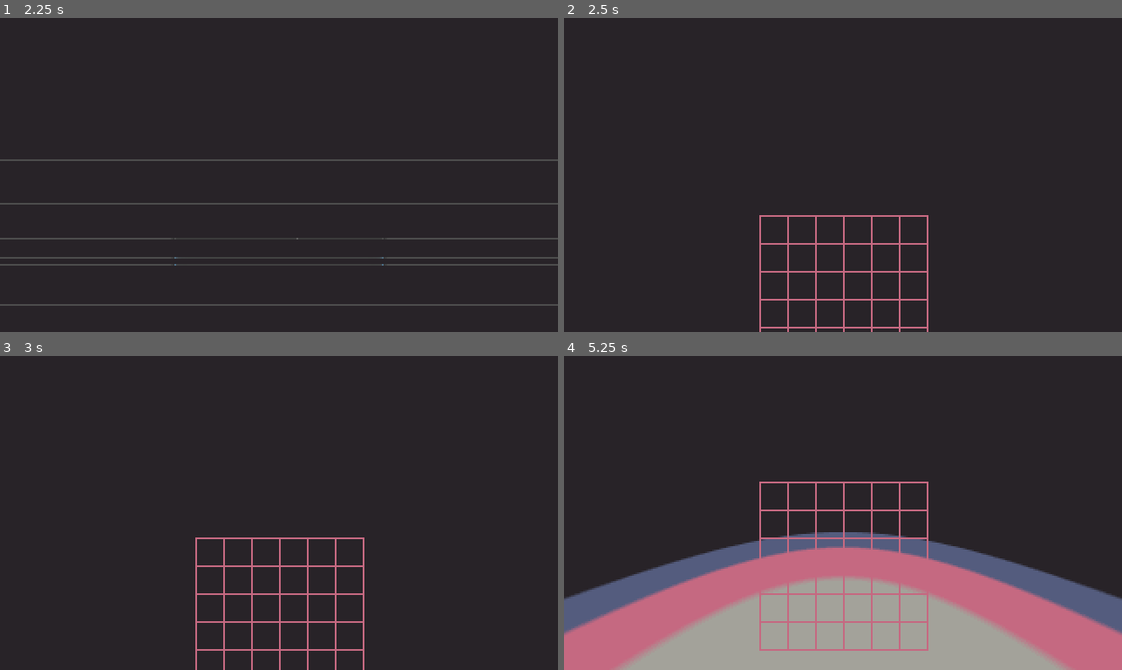
Above: before the commit, frames 1-4 (two rows, left to right).
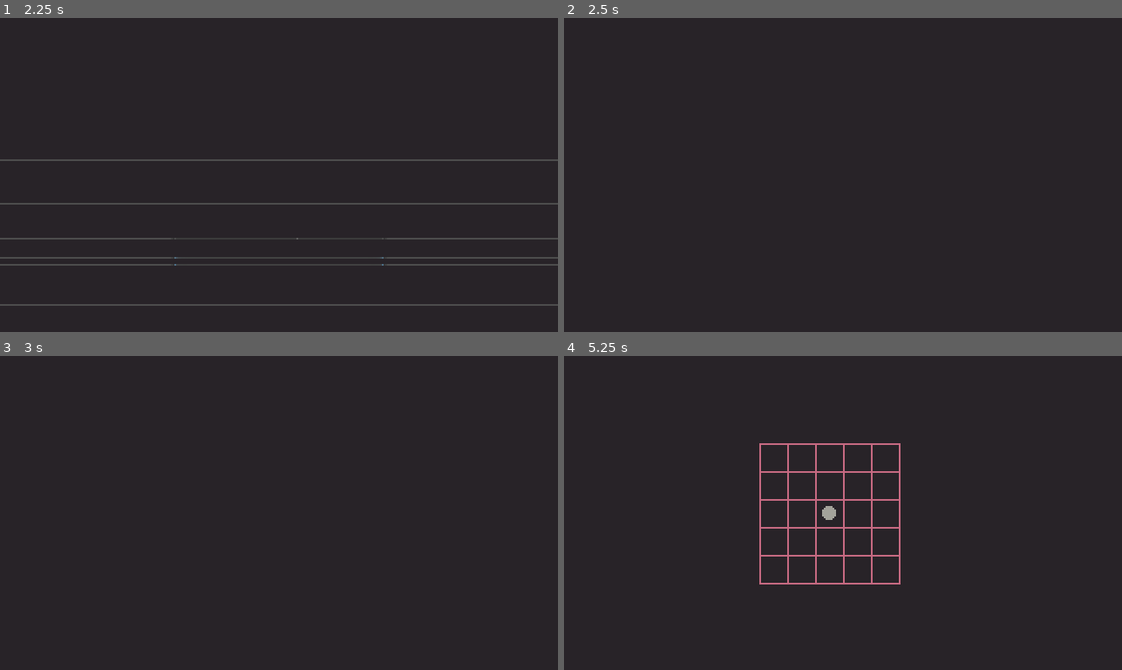
Above: after the commit, the same moments.

Repository: Kapendev/monologos
Game: Godot game, scene res://src/Main.tscn
Same seed, same stepped clock (60 frames per second), same inputs: the game is played once before the commit and once after it.
Inputs:
- Up to frame 1 (2.25 s): tap Enter (ui_accept) at 0.5, 2.1 s; hold Right (ui_right) 0.53-1.25 s; hold Enter (ui_accept) 0.53-1.25 s; click "Play" at 1.25 s; hold Down (ui_down) from 2.03 s (still down)
- Up to frame 2 (2.5 s): keep holding Down (ui_down); tap Enter (ui_accept) at 2.27 s
- Up to frame 3 (3 s): tap Enter (ui_accept) at 2.57 s; release Down (ui_down) at 2.78 s; hold Right (ui_right) from 2.78 s (still down); hold Enter (ui_accept) from 2.78 s (still down)
- Up to frame 4 (5.25 s): release Right (ui_right) at 3.53 s; release Enter (ui_accept) at 3.53 s; hold Up (ui_up) 3.53-4.28 s; tap Enter (ui_accept) at 3.6, 3.77, 4.07, 5.1 s; hold Enter (ui_accept) 4.28-5.03 s; hold Left (ui_left) from 4.28 s (still down)

Frame 1 is identical in both runs. In frame 2, 1.6% of the frame differs, in the area x 35-66%, y 62-100%; in frame 3, 1.7%; in frame 4, 37%, in the area x 0-100%, y 27-100%.

Commit message:
map and grid are not the same

Diff:
--- a/project.godot
+++ b/project.godot
@@ -7,6 +7,16 @@
 ;   param=value ; assign values to parameters
 
 config_version=4
+
+_global_script_classes=[ {
+"base": "Reference",
+"class": "Lib",
+"language": "GDScript",
+"path": "res://src/Lib.gd"
+} ]
+_global_script_class_icons={
+"Lib": ""
+}
 
 [application]
 
@@ -26,8 +36,8 @@
 
 window/size/width=320
 window/size/height=180
-window/size/test_width=1480
-window/size/test_height=720
+window/size/test_width=640
+window/size/test_height=360
 window/stretch/mode="viewport"
 window/stretch/aspect="expand"
 
--- a/src/Lib.gd
+++ b/src/Lib.gd
@@ -1,3 +1,5 @@
+class_name Lib
+
 const C1 := Color("#282328")
 const C2 := Color("#545c7e")
 const C3 := Color("#c56981")
@@ -13,7 +15,10 @@
 
 	func is_inside(position: Vector2) -> bool:
 		"""Returns true if position is inside grid."""
-		return position >= Vector2.ZERO and position < size
+		return position.x >= 0.0 \
+		and position.x < size.x \
+		and position.y >= 0.0 \
+		and position.y < size.y \
 
 	func width() -> int:
 		"""Returns the width of the grid."""
@@ -36,10 +41,11 @@
 		"""Removes an actor from the grid."""
 		actors[id].x = -1
 
-	func move_actor(id: int, position: Vector2) -> void:
+	func move_actor(id: int, step: Vector2) -> void:
 		"""Moves an actor in the grid."""
-		if is_inside(position) and not position in walls:
-			actors[id] = position
+		var new: Vector2 = actors[id] + step
+		if is_inside(new) and not new in walls:
+			actors[id] = new
 
 	func add_wall(position: Vector2) -> int:
 		"""Adds a new wall to the grid. Returns the id of the created wall."""
--- a/src/gameplay/GameLevel.gd
+++ b/src/gameplay/GameLevel.gd
@@ -1,22 +1,44 @@
 extends Node
 
-var show_time := 0.5
-var start_show_time := 3.0
+var anim_time := 0.5
+var start_time := 2.5
+
+var grid: Lib.Grid = null
+var player := 0
+
 onready var game_map := $GameMap
-onready var map := $Map
+onready var ui_map := $UiMap
 
 func _ready():
-	game_map.show_map(start_show_time)
+	# Create data.
+	grid = Lib.new_grid(Vector2(5.0, 5.0))
+	player = grid.add_actor(Vector2(2.0, 2.0))
+	# Setup maps.
+	ui_map.grid = grid
+	game_map.show_map(start_time)
 
-func _input(event) -> void:
-	if game_map.is_map_visible():
-		if event.is_action_pressed("ui_up"):
-			game_map.move()
-		if event.is_action_pressed("ui_left"):
-			game_map.spin_left()
-		if event.is_action_pressed("ui_right"):
-			game_map.spin_right()
-	if event.is_action_pressed("ui_accept"):
+func _process(_delta) -> void:
+	if not game_map.is_active():
+		update_ui()
+		if game_map.is_map_visible():
+			update_position()
+
+func update_ui():
+	if Input.is_action_pressed("ui_accept"):
 		var is_map_visible: bool = game_map.is_map_visible()
-		game_map.set_map_visibility(not is_map_visible, show_time)
-		map.set_map_visibility(is_map_visible, show_time)
+		game_map.set_map_visibility(not is_map_visible, anim_time)
+		ui_map.set_map_visibility(is_map_visible, anim_time)
+
+func update_position():
+	if Input.is_action_pressed("ui_up"):
+		game_map.move()
+		grid.move_actor(player, Vector2(0, -1))
+	if Input.is_action_pressed("ui_down"):
+		game_map.move()
+		grid.move_actor(player, Vector2(0, 1))
+	if Input.is_action_pressed("ui_left"):
+		game_map.spin_left()
+		grid.move_actor(player, Vector2(-1, 0))
+	if Input.is_action_pressed("ui_right"):
+		game_map.spin_right()
+		grid.move_actor(player, Vector2(1, 0))
--- a/src/gameplay/GameLevel.tscn
+++ b/src/gameplay/GameLevel.tscn
@@ -1,6 +1,6 @@
 [gd_scene load_steps=4 format=2]
 
-[ext_resource path="res://src/ui/Map.tscn" type="PackedScene" id=1]
+[ext_resource path="res://src/ui/UiMap.tscn" type="PackedScene" id=1]
 [ext_resource path="res://src/gameplay/GameMap.tscn" type="PackedScene" id=2]
 [ext_resource path="res://src/gameplay/GameLevel.gd" type="Script" id=4]
 
@@ -9,7 +9,4 @@
 
 [node name="GameMap" parent="." instance=ExtResource( 2 )]
 
-[node name="Map" parent="." instance=ExtResource( 1 )]
-margin_top = 150.0
-width = 6
-height = 6
+[node name="UiMap" parent="." instance=ExtResource( 1 )]
--- a/src/gameplay/GameMap.gd
+++ b/src/gameplay/GameMap.gd
@@ -15,6 +15,9 @@
 func _ready() -> void:
 	tween.connect("tween_all_completed", self, "on_tween_all_completed")
 	noise.show()
+
+func is_active() -> bool:
+	return tween.is_active()
 
 func show_map(time: float) -> void:
 	if not tween.is_active():
--- a/src/gameplay/GameMap.tscn
+++ b/src/gameplay/GameMap.tscn
@@ -62,7 +62,7 @@
 transform = Transform( 1, 0, 0, 0, 0.965926, -0.258819, 0, 0.258819, 0.965926, 0, 0.310583, -1.15911 )
 visible = false
 modulate = Color( 0.352941, 0.352941, 0.352941, 1 )
-pixel_size = 0.15
+pixel_size = 0.25
 billboard = 1
 shaded = true
 texture = ExtResource( 5 )
--- a/src/ui/LineScreen.gd
+++ b/src/ui/LineScreen.gd
@@ -10,16 +10,15 @@
 	HIDE,
 }
 
-const lib := preload("res://src/Lib.gd")
+var mode: int = Mode.IDLE
+var points := []
+var removed_points := []
 
 export var can_autostart := false
 export var width := 320 setget set_width
 export var height := 180 setget set_height
 export var hide_speed := 3
 export var show_speed := 3
-var mode: int = Mode.IDLE
-var points := []
-var removed_points := []
 
 func _ready() -> void:
 	if Engine.editor_hint:
@@ -58,7 +57,7 @@
 	draw_line(
 		Vector2(0, point.y),
 		point,
-		lib.C1
+		Lib.C1
 	)
 
 func create_points() -> void:
@@ -93,9 +92,11 @@
 func set_width(new: int) -> void:
 	width = new
 	rect_size.x = width
-	update()
+	if Engine.editor_hint:
+		update()
 
 func set_height(new: int) -> void:
 	height = new
 	rect_size.y = height
-	update()
+	if Engine.editor_hint:
+		update()
--- a/src/ui/StartMenu.tscn
+++ b/src/ui/StartMenu.tscn
@@ -41,7 +41,7 @@
 anchor_top = 0.5
 anchor_right = 0.5
 anchor_bottom = 0.5
-margin_left = -160.0
+margin_left = -320.0
 margin_top = -90.0
-margin_right = 160.0
 margin_bottom = 90.0
+width = 640
--- a/src/ui/Map.gd
+++ b/src/ui/UiMap.gd
@@ -1,19 +1,17 @@
-tool
 extends Control
 
-const lib := preload("res://src/Lib.gd")
 const CELL_SIZE := Vector2(16.0, 16.0)
 const ACTOR_SIZE := 4
 const MAP_OFFSET := 200
 
-export(int, 1, 50) var width := 1 setget set_width
-export(int, 1, 50) var height := 1 setget set_height
-var grid := lib.new_grid(Vector2(width, height))
+var grid: Lib.Grid = null
+
 onready var tween: Tween = $Tween
 
-func _ready():
-	if not Engine.editor_hint:
-		tween.connect("tween_all_completed", self, "on_tween_all_completed")
+func _ready() -> void:
+	tween.connect("tween_all_completed", self, "on_tween_all_completed")
+	margin_top = get_viewport_rect().size.y
+	hide()
 
 func _draw() -> void:
 	# Draw the grid.
@@ -29,9 +27,12 @@
 		if grid.is_inside(wall):
 			draw_wall(wall)
 
+func is_active() -> bool:
+	return tween.is_active()
+
 func show_map(time: float) -> void:
 	if not tween.is_active():
-		var viewport_height = get_viewport_rect().size.y
+		var viewport_height := get_viewport_rect().size.y
 		show()
 		tween.interpolate_property(
 			self, "margin_top", viewport_height, 0.0, time, Tween.TRANS_SINE
@@ -40,7 +41,7 @@
 
 func hide_map(time: float) -> void:
 	if not tween.is_active():
-		var viewport_height = get_viewport_rect().size.y
+		var viewport_height := get_viewport_rect().size.y
 		show()
 		tween.interpolate_property(
 			self, "margin_top", 0.0, viewport_height, time, Tween.TRANS_SINE
@@ -57,23 +58,23 @@
 	return visible
 
 func x_offset() -> float:
-	return -CELL_SIZE.x * width / 2.0
+	return -CELL_SIZE.x * grid.width() / 2.0
 
 func y_offset() -> float:
-	return -CELL_SIZE.y * height / 2.0
+	return -CELL_SIZE.y * grid.height() / 2.0
 
 func draw_h_line(x: int, y: int) -> void:
 	draw_line(
 		Vector2(x_offset(), y_offset() + CELL_SIZE.y * y),
 		Vector2(x_offset() + CELL_SIZE.x * x, y_offset() + CELL_SIZE.y * y),
-		lib.C3
+		Lib.C3
 	)
 
 func draw_v_line(x: int, y: int) -> void:
 	draw_line(
 		Vector2(x_offset() + CELL_SIZE.x * x + 1.0, y_offset()),
 		Vector2(x_offset() + CELL_SIZE.x * x + 1.0, y_offset() + CELL_SIZE.y * y + 1.0),
-		lib.C3
+		Lib.C3
 )
 
 func draw_wall(wall: Vector2) -> void:
@@ -82,27 +83,15 @@
 			Vector2(x_offset(), y_offset()) + CELL_SIZE * wall + Vector2(1.0, 1.0),
 			CELL_SIZE - Vector2(1.0, 1.0)
 		),
-		lib.C3
+		Lib.C3
 	)
 
 func draw_actor(actor: Vector2) -> void:
 	draw_circle(
 		Vector2(x_offset(), y_offset()) + CELL_SIZE * actor + CELL_SIZE / 2.0,
 		ACTOR_SIZE,
-		lib.C4
+		Lib.C4
 	)
-
-func set_width(new) -> void:
-	"""Used for updating the editor grid."""
-	width = new
-	grid.size.x = width
-	update()
-
-func set_height(new) -> void:
-	"""Used for updating the editor grid."""
-	height = new
-	grid.size.y = height
-	update()
 
 func on_tween_all_completed() -> void:
 	var viewport_height = get_viewport_rect().size.y
--- a/src/ui/Map.tscn
+++ b/src/ui/UiMap.tscn
@@ -1,8 +1,8 @@
 [gd_scene load_steps=2 format=2]
 
-[ext_resource path="res://src/ui/Map.gd" type="Script" id=1]
+[ext_resource path="res://src/ui/UiMap.gd" type="Script" id=1]
 
-[node name="Map" type="Control"]
+[node name="UiMap" type="Control"]
 anchor_left = 0.5
 anchor_top = 0.5
 anchor_right = 0.5
